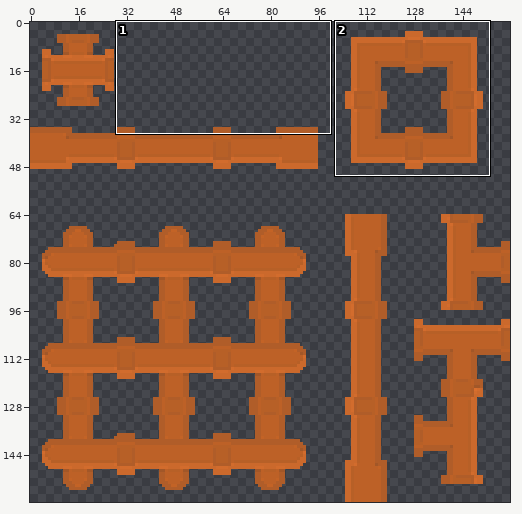
Sprite sheet, stored at build/Textures/pipes.png. The picture above shows the old version from afar; the outline marks the close-up.
Close-up. Before:
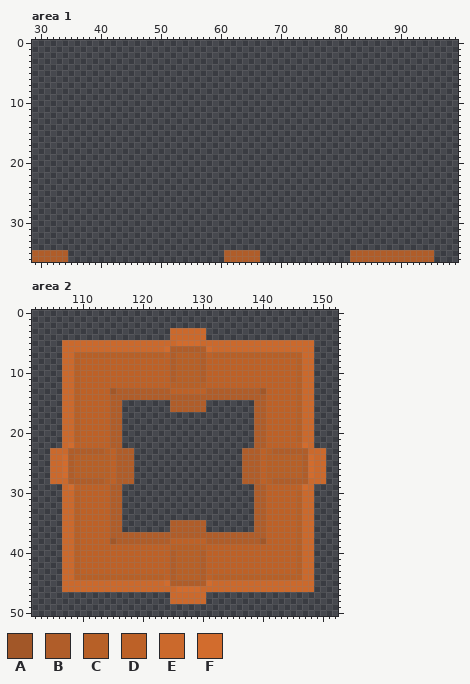
The file is 160x160 pixels. Colours within 5 levels of each other are drawn and written as one. Shown: area 1: x 29..99, y 0..36; area 2: x 102..152, y 0..50. The old version is drawn lined up with the new one. The commit also changed other parts of the picture, which this record leaves out.
Palette (. is transparent): A #a25728  B #b05d29  C #b76027  D #bd6127  E #cb692c  F #d26c2d
Pixels before, area 1 (only the part around the change), first column x 29:
 0 .......................................................................
 1 .......................................................................
 2 .......................................................................
 3 .......................................................................
 4 .......................................................................
 5 .......................................................................
 6 .......................................................................
 7 .......................................................................
 8 .......................................................................
 9 .......................................................................
10 .......................................................................
11 .......................................................................
12 .......................................................................
13 .......................................................................
14 .......................................................................
15 .......................................................................
16 .......................................................................
17 .......................................................................
18 .......................................................................
19 .......................................................................
20 .......................................................................
21 .......................................................................
22 .......................................................................
23 .......................................................................
24 .......................................................................
25 .......................................................................
26 .......................................................................
27 .......................................................................
28 .......................................................................
29 .......................................................................
30 .......................................................................
31 .......................................................................
32 .......................................................................
33 .......................................................................
34 .......................................................................
35 BBBBBB..........................BBBBBB...............BBBBBBBBBBBBBB....
Pixels before, area 2 (only the part around the change), first column x 102:
 9 .....EECDDDDDDDDDDDDDDDBCCCCBDDDDDDDDDDDDDDDCEE....
10 .....EECDDDDDDDDDDDDDDDBCCCCBDDDDDDDDDDDDDDDCEE....
11 .....EECDDDDDDDDDDDDDDDBCCCCBDDDDDDDDDDDDDDDCEE....
12 .....EECDDDDDDDDDDDDDDDCCCCCCDDDDDDDDDDDDDDDCEE....
13 .....EECDDDDDABBBBBBBBBDDDDDDBBBBBBBBBADDDDDCEE....
14 .....EECDDDDDBBBBBBBBBBBBBBBBBBBBBBBBBBDDDDDCEE....
15 .....EECDDDDDBB........BBBBBB........BBDDDDDCEE....
16 .....EECDDDDDBB........BBBBBB........BBDDDDDCEE....
17 .....EECDDDDDBB......................BBDDDDDCEE....
18 .....EECDDDDDBB......................BBDDDDDCEE....
19 .....EECDDDDDBB......................BBDDDDDCEE....
20 .....EECDDDDDBB......................BBDDDDDCEE....
21 .....EECDDDDDBB......................BBDDDDDCEE....
22 .....EFDDDDDDBB......................BBDDDDDDFE....
23 ...EEEBBBBBBCDBBB..................BBBDCBBBBBBEEE..
24 ...EEFBCCCCCCDBBB..................BBBDCCCCCCBFEE..
25 ...EEFBCCCCCCDBBB..................BBBDCCCCCCBFEE..
26 ...EEFBCCCCCCDBBB..................BBBDCCCCCCBFEE..
27 ...EEFBCCCCCCDBBB..................BBBDCCCCCCBFEE..
28 ...EEEBBBBBBCDBBB..................BBBDCBBBBBBEEE..
29 .....EFDDDDDDBB......................BBDDDDDDFE....
30 .....EECDDDDDBB......................BBDDDDDCEE....
31 .....EECDDDDDBB......................BBDDDDDCEE....
32 .....EECDDDDDBB......................BBDDDDDCEE....
33 .....EECDDDDDBB......................BBDDDDDCEE....
34 .....EECDDDDDBB......................BBDDDDDCEE....
35 .....EECDDDDDBB........BBBBBB........BBDDDDDCEE....
36 .....EECDDDDDBB........BBBBBB........BBDDDDDCEE....
37 .....EECDDDDDBBBBBBBBBBBBBBBBBBBBBBBBBBDDDDDCEE....
38 .....EECDDDDDABBBBBBBBBDDDDDDBBBBBBBBBADDDDDCEE....
39 .....EECDDDDDDDDDDDDDDDCCCCCCDDDDDDDDDDDDDDDCEE....
40 .....EECDDDDDDDDDDDDDDDBCCCCBDDDDDDDDDDDDDDDCEE....
41 .....EECDDDDDDDDDDDDDDDBCCCCBDDDDDDDDDDDDDDDCEE....
42 .....EECDDDDDDDDDDDDDDDBCCCCBDDDDDDDDDDDDDDDCEE....
43 .....EECDDDDDDDDDDDDDDDBCCCCBDDDDDDDDDDDDDDDCEE....
44 .....EECCCCCCCCCCCCCCCDBCCCCBDCCCCCCCCCCCCCCCEE....
45 .....EEEEEEEEEEEEEEEEEFBBBBBBFEEEEEEEEEEEEEEEEE....
46 .....EEEEEEEEEEEEEEEEEEEFFFFEEEEEEEEEEEEEEEEEEE....
47 .......................EEEEEE......................
48 .......................EEEEEE......................
And afterwards:
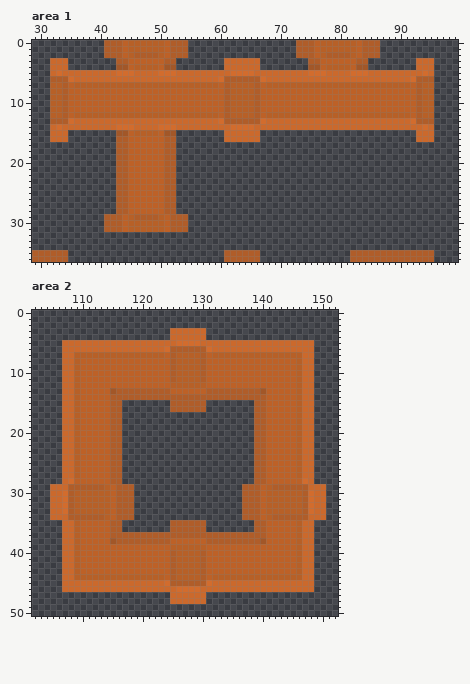
Edits made:
drawings rearranged on the sheet (the old picture shows each at its new place; 1 dropped ones are not shown)
Changed rows in their new state; - is an unchanged pixel.
Area 1:
first column x 32:
 0 ---------BBBDCCCCCCDBBB------------------BBBDCCCCCCDBBB---------
 1 ---------BBBDCCCCCCDBBB------------------BBBDCCCCCCDBBB---------
 2 ---------BBBDCBBBBCDBBB------------------BBBDCBBBBCDBBB---------
 3 EEE--------BBDDDDDDBB--------EEEEEE--------BBDDDDDDBB--------EEE
 4 EEE--------AADCCCCDAA--------EEEEEE--------AADCCCCDAA--------EEE
 5 EFEEEEEEEEEFFFEEEEFFFEEEEEEEEEFFFFEEEEEEEEEFFFEEEEFFFEEEEEEEEEFE
 6 BBBFEEEEEEEEEEEEEEEEEEEEEEEEFBBBBBBFEEEEEEEEEEEEEEEEEEEEEEEEFBBB
 7 CCBDCCCCCCCCCCCCCCCCCCCCCCCCDBCCCCBDCCCCCCCCCCCCCCCCCCCCCCCCDBCC
 8 CCBDDDDDDDDDDDDDDDDDDDDDDDDDDBCCCCBDDDDDDDDDDDDDDDDDDDDDDDDDDBCC
 9 CCBDDDDDDDDDDDDDDDDDDDDDDDDDDBCCCCBDDDDDDDDDDDDDDDDDDDDDDDDDDBCC
10 CCBDDDDDDDDDDDDDDDDDDDDDDDDDDBCCCCBDDDDDDDDDDDDDDDDDDDDDDDDDDBCC
11 CCBDDDDDDDDDDDDDDDDDDDDDDDDDDBCCCCBDDDDDDDDDDDDDDDDDDDDDDDDDDBCC
12 CCBDCCCCCCCCCCCCCCCCCCCCCCCCDBCCCCBDCCCCCCCCCCCCCCCCCCCCCCCCDBCC
13 BBBFEEEEEEEEEEEEEEEEEEEEEEEEFBBBBBBFEEEEEEEEEEEEEEEEEEEEEEEEFBBB
14 EFEEEEEEEEEFFFEEEEFFFEEEEEEEEEFFFFEEEEEEEEEEEEEEEEEEEEEEEEEEEEFE
15 EEE--------AADCCCCDAA--------EEEEEE--------------------------EEE
16 EEE--------BBDDDDDDBB--------EEEEEE--------------------------EEE
17 -----------BBDDDDDDBB-------------------------------------------
18 -----------BBDDDDDDBB-------------------------------------------
19 -----------BBDDDDDDBB-------------------------------------------
20 -----------BBDDDDDDBB-------------------------------------------
21 -----------BBDDDDDDBB-------------------------------------------
22 -----------BBDDDDDDBB-------------------------------------------
23 -----------BBDDDDDDBB-------------------------------------------
24 -----------BBDDDDDDBB-------------------------------------------
25 -----------BBDDDDDDBB-------------------------------------------
26 -----------BBDDDDDDBB-------------------------------------------
27 -----------BBDDDDDDBB-------------------------------------------
28 -----------BBDDDDDDBB-------------------------------------------
29 ---------BBBDCBBBBCDBBB-----------------------------------------
30 ---------BBBDCCCCCCDBBB-----------------------------------------
31 ---------BBBDCCCCCCDBBB-----------------------------------------
Area 2:
first column x 105:
22 ---EC------------------------------------CE---
23 ..-ECDDDDDB-..------------------..-BDDDDDCE-..
24 ..EE-DDDDDB-..------------------..-BDDDDD-EE..
25 ..EE-DDDDDB-..------------------..-BDDDDD-EE..
26 ..EE-DDDDDB-..------------------..-BDDDDD-EE..
27 ..EE-DDDDDB-..------------------..-BDDDDD-EE..
28 ..-FDDDDDDB-..------------------..-BDDDDDDF-..
29 EE-BBBBBBCD-BB------------------BB-DCBBBBBB-EE
30 EEFB-CCCCCD-BB------------------BB-DCCCCC-BFEE
31 EEFB-CCCCCD-BB------------------BB-DCCCCC-BFEE
32 EEFB-CCCCCD-BB------------------BB-DCCCCC-BFEE
33 EEFB-CCCCCD-BB------------------BB-DCCCCC-BFEE
34 EE-BBBBBBCD-BB------------------BB-DCBBBBBB-EE
Where, in picture pixels (left, top, right, bottom), the same in both close-ups:
added: (50, 40, 434, 232)
changed: (50, 442, 134, 520)
changed: (242, 442, 326, 520)
